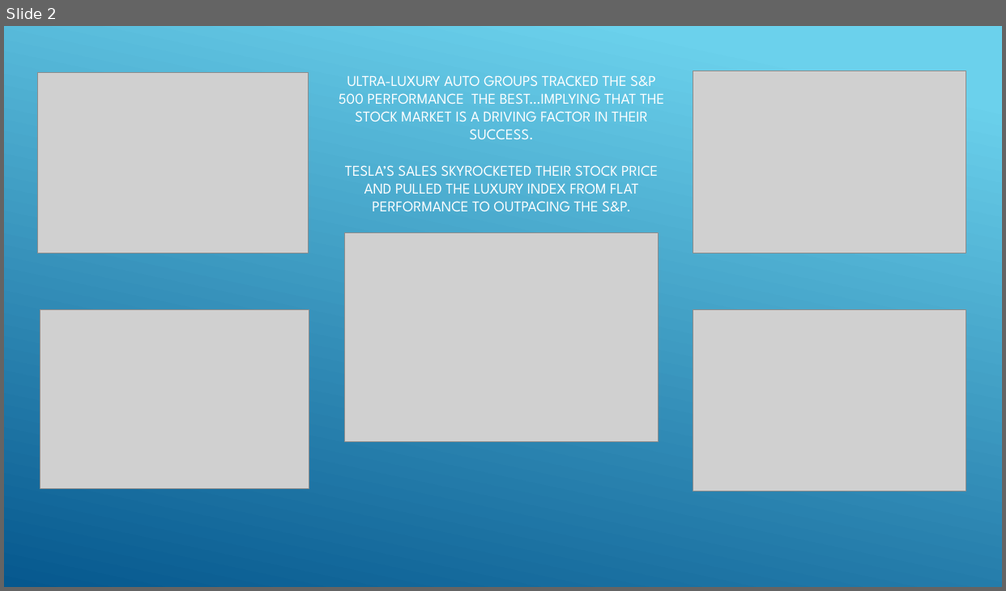
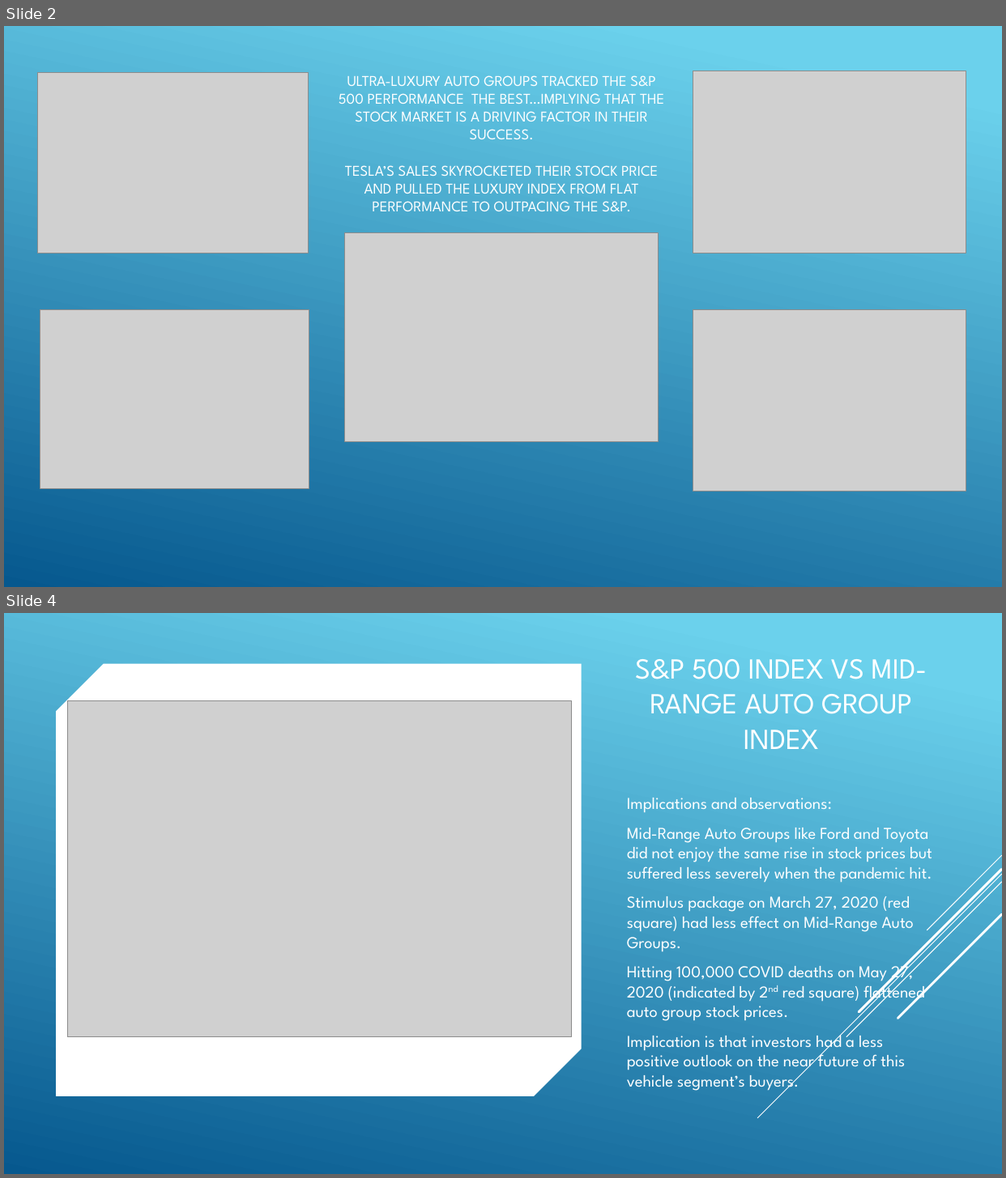
Before and after one commit to danawoodruff/Car-Sales-Analysis, a slide deck: StockPowerPointSlideMockup.pptx. Shown one above the other, each under a label of ours: slide 2 before the commit, slides 2 and 4 after it; the slides between them are not shown. The pictures are 1006x591 and 1006x1178 pixels, drawn with LibreOffice and Linux fonts; fonts in the diff are those of the drawing; grey boxes stand for pictures. Boxes give left, top, right and bottom in pixels: in the first picture for what was removed or moved away, otherwise in the second. Text is boxed around its words. In the diff, an @@ line names an element or a change of style, - is before the commit and + after.

```diff
--- a/StockPowerPointSlideMockup.pptx
+++ b/StockPowerPointSlideMockup.pptx
@@ slide 4 added at (4,613,1002,1174), background #FFFFFF @@
@@ rectangle added at (4,613,1002,1174), fill gradient #6ED2EB to #06588E @@
@@ line added from (1002, 620) to (504, 1118), #000000 1 pt @@
@@ line added from (1002, 632) to (596, 1037), #000000 1 pt @@
@@ line added from (1002, 616) to (604, 1013), #000000 2.5 pt @@
@@ line added from (989, 614) to (678, 926), #000000 1 pt @@
@@ title added at (635,659,927,749), 28 pt, text #FFFFFF @@
+S&P 500 INDEX VS MID-RANGE AUTO GROUP INDEX
@@ snip diag rect added at (56,664,582,1097), fill #FFFFFF @@
@@ line added from (1002, 663) to (646, 1019), #000000 2.5 pt @@
@@ picture added at (68,701,572,1037) @@
@@ text added at (627,798,932,1093), 16 pt, text #FFFFFF @@
+Implications and observations:
+Mid-Range Auto Groups like Ford and Toyota did not enjoy the same rise in stock prices but suffered less severely when the pandemic hit.
+Stimulus package on March 27, 2020 (red square) had less effect on Mid-Range Auto Groups.
+Hitting 100,000 COVID deaths on May 27, 2020 (indicated by 2nd red square) flattened auto group stock prices.
+Implication is that investors had a less positive outlook on the near future of this vehicle segment’s buyers.
@@ group added at (758,855,1002,1118): 5 lines @@
@@ group added at (758,855,1002,1118): 5 lines @@
```
Also in this commit, not shown: 3 other slides added, 1 slide removed.
